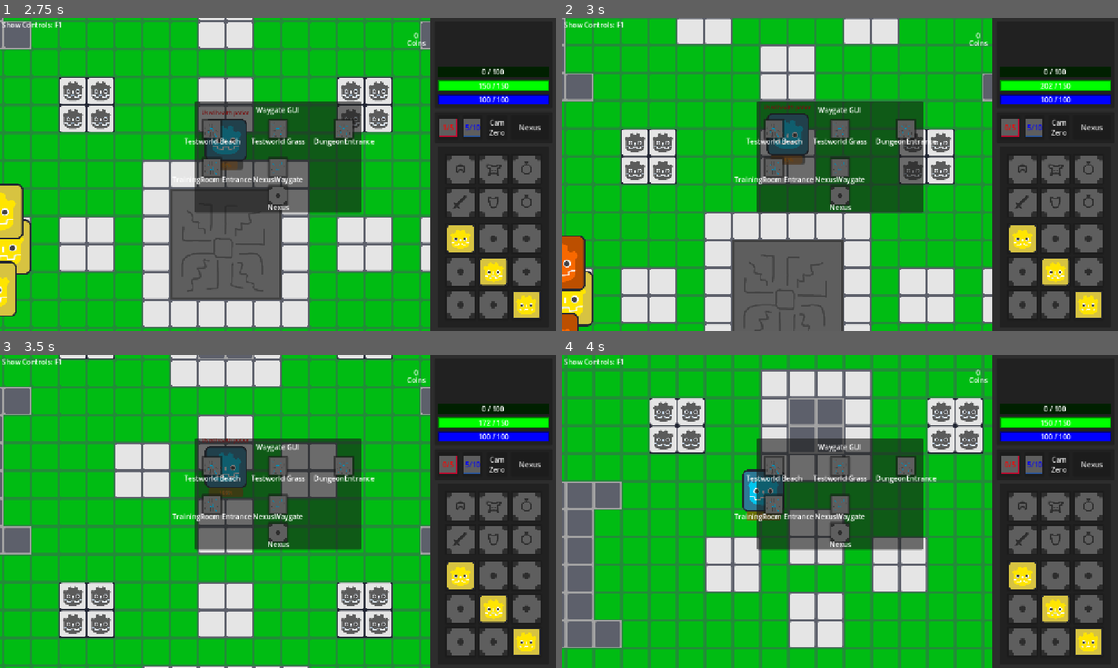
Above: before the commit, frames 1-4 (two rows, left to right).
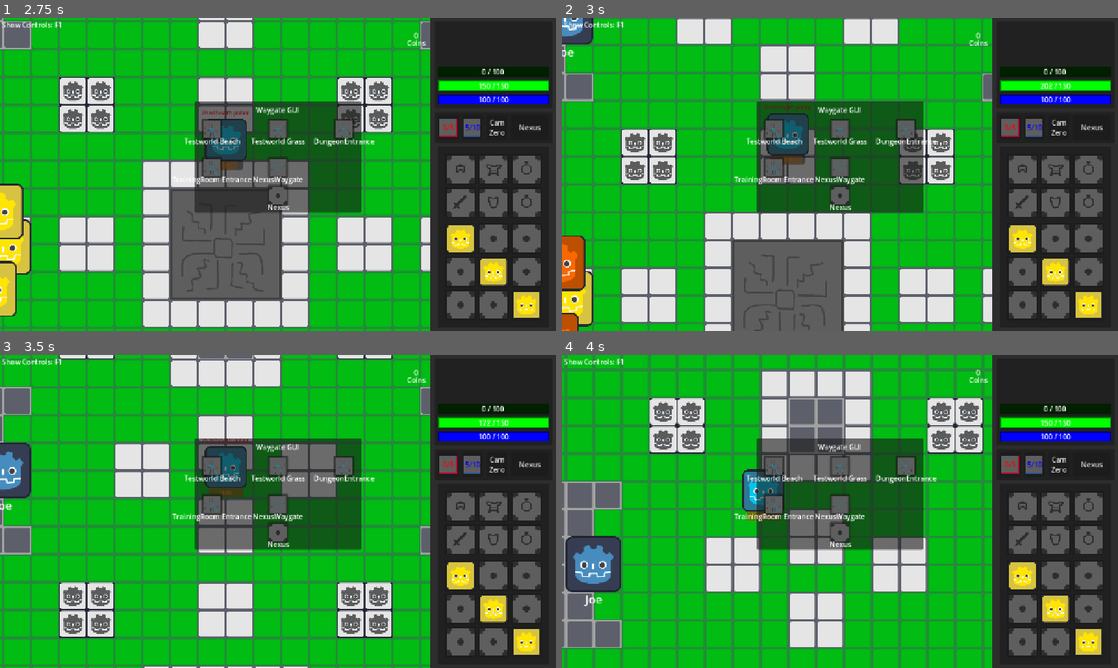
Above: after the commit, the same moments.

Repository: richiii999/ddd
Game: Godot game, scene res://Script Classes and Base Scenes/GameManager.tscn
The game is run twice, just before and just after one commit, with the same random seed, the same clock (stepped at 60 frames per second) and the same inputs.
Inputs (mouse positions are in pixels of both pictures, inside the frame that each line leads up to):
- Up to frame 1 (2.75 s): click "3/5" at 0.5 s; click "2/5" at 1.25 s; move the mouse to (227, 133) at 2.02 s; hold Up (up) from 2.03 s (still down); tap E (Interact) at 2.1 s
- Up to frame 2 (3 s): keep holding Up (up); move the mouse to (1006, 221) at 2.77 s; tap H (HPot) at 2.85 s
- Up to frame 3 (3.5 s): keep holding Up (up); tap E (Interact) at 3.05 s
- Up to frame 4 (4 s): move the mouse to (673, 464) at 3.52 s; release Up (up) at 3.53 s; hold Left (left) from 3.53 s (still down); tap E (Interact) at 3.6 s

Frame 1 is identical in both runs. In frame 2, 0.5% of the frame differs, in the area x 0-6%, y 0-13%; in frame 3, 1.0%; in frame 4, 1.8%, in the area x 0-11%, y 57-81%.

Commit message:
Basic NPC dialogue (WIP)

Diff:
--- a/Entity/Player/interactable.gd
+++ b/Entity/Player/interactable.gd
@@ -1,10 +1,15 @@
 class_name Interactable extends Area2D ## Makes parent interactable, connect 'Interact' signal to a parent function or whatever
 
 signal Interact # recieved from player and re-emitted to parent or wherever
-func Interaction(P:Player = null): Interact.emit(P)
+func Interaction(P:Player = null):
+	Interact.emit(P)
 
 func EnterOrExit(body : Node2D, enterOrExit): # Area2D Enter/Exit: Connect / disconnect signals for Players in range
 	get_parent().modulate = Color("BLUE") if enterOrExit else Color("WHITE") # Changes color when in Interact range #TODO make it a highlight outline
 
 	if enterOrExit: body.Interact.connect(Interaction)
 	else: body.Interact.disconnect(Interaction)
+
+func RemoveAllConnections() -> void: # Removes all signal connections
+	for conn in Interact.get_connections():
+		disconnect(conn["signal"].get_name(), conn["callable"])
--- /dev/null
+++ b/Maps/NPC/DialogueTest.tscn
@@ -0,0 +1,65 @@
+[gd_scene format=3 uid="uid://bbmy3615xp8ba"]
+
+[ext_resource type="Script" uid="uid://djs45ummhxcbc" path="res://Maps/NPC/NPC.gd" id="1_5av4h"]
+[ext_resource type="PackedScene" uid="uid://c8y460v3po8xh" path="res://Script Classes and Base Scenes/Interactable.tscn" id="1_ty5tp"]
+[ext_resource type="Texture2D" uid="uid://gl7l68p10c2b" path="res://Assets/Sprites/GD Icons/GD_Default.tres" id="2_4fo1f"]
+
+[sub_resource type="CircleShape2D" id="CircleShape2D_ty5tp"]
+radius = 106.004715
+
+[node name="DialogueTest" type="Node2D" unique_id=61209940]
+script = ExtResource("1_5av4h")
+
+[node name="InteractComponent" parent="." unique_id=232981462 instance=ExtResource("1_ty5tp")]
+
+[node name="CollisionShape2D" type="CollisionShape2D" parent="InteractComponent" unique_id=890303438]
+shape = SubResource("CircleShape2D_ty5tp")
+
+[node name="Sprite2D" type="Sprite2D" parent="." unique_id=1821983141]
+texture = ExtResource("2_4fo1f")
+
+[node name="Nameplate" type="Label" parent="." unique_id=253969490]
+offset_left = -19.0
+offset_top = 63.0
+offset_right = 21.0
+offset_bottom = 99.0
+theme_override_font_sizes/font_size = 26
+text = "Joe"
+horizontal_alignment = 1
+
+[node name="DialoguePanel" type="Panel" parent="." unique_id=991532548]
+visible = false
+offset_left = -231.0
+offset_top = -207.0
+offset_right = 232.0
+offset_bottom = -89.0
+
+[node name="Portrait" type="Sprite2D" parent="DialoguePanel" unique_id=1148847670]
+position = Vector2(58, 54)
+scale = Vector2(0.75, 0.75)
+texture = ExtResource("2_4fo1f")
+
+[node name="Name" type="Label" parent="DialoguePanel" unique_id=1911208660]
+layout_mode = 0
+offset_left = 35.0
+offset_top = 94.0
+offset_right = 82.0
+offset_bottom = 117.0
+theme_override_font_sizes/font_size = 12
+text = "NAME"
+horizontal_alignment = 1
+vertical_alignment = 2
+
+[node name="Text" type="RichTextLabel" parent="DialoguePanel" unique_id=1928717976]
+layout_mode = 0
+offset_left = 113.0
+offset_top = 3.0
+offset_right = 458.0
+offset_bottom = 116.0
+text = "TEXTTEXTTEXTTEXTTEXTTEXTTEXTTEXT"
+scroll_active = false
+horizontal_alignment = 1
+vertical_alignment = 1
+
+[node name="Timer" type="Timer" parent="DialoguePanel" unique_id=252895567]
+wait_time = 3.0
--- /dev/null
+++ b/Maps/NPC/NPC.gd
@@ -0,0 +1,35 @@
+class_name NPC extends Node
+## NPC: Controls interactability of the NPC, stores state info if any
+# NOTE: Interaction signal comes with a ref to player, hence the _Player param (trashing since we dont use it)
+
+var interactable:bool = true
+func setInteractable(_Player, state:bool):
+	interactable = state
+	$InteractComponent/CollisionShape2D.set_deferred("disabled", not state) # Docs say to use defer
+	$InteractComponent.RemoveAllConnections() # Remove any leftover connections
+
+var repeatable:bool = true # Can the dialogue be repeated?
+var currStep = -1 # Which dialogue string currently used?
+var dialogue: Array[String] = [
+	"TEST1",
+	"TEST2",
+	"TEST3"
+]
+
+func _ready():
+	$InteractComponent.Interact.connect(DialogueStep)
+	$DialoguePanel/Timer.timeout.connect(DisplayDialogue.bind(false))
+
+# Dialogue text is visible for a few seconds then goes away automatically
+func DisplayDialogue(state:bool):
+	$DialoguePanel.visible = state
+	$DialoguePanel/Timer.start(3.0)
+
+# Step through the dialogue, displaying in a text box above the NPC
+func DialogueStep(_Player, step:int = -1):
+	currStep = currStep + 1 if (step == -1) else step # Go to next/specific step
+	if currStep > len(dialogue) - 1: currStep = 0 # Failsafe: go to 0 if > len
+
+	$DialoguePanel/Text.text = dialogue[currStep]
+
+	DisplayDialogue(true)
--- /dev/null
+++ b/Maps/NPC/ShopTest.tscn
@@ -0,0 +1,3 @@
+[gd_scene format=3 uid="uid://d1qn6ah5n7134"]
+
+[node name="ShopTest" type="Node2D" unique_id=195376219]
--- a/Maps/Nexus.tscn
+++ b/Maps/Nexus.tscn
@@ -7,6 +7,7 @@
 [ext_resource type="PackedScene" uid="uid://c2lryasv0namt" path="res://Entity/Enemy/Dummy.tscn" id="5_np840"]
 [ext_resource type="PackedScene" uid="uid://bkpkshofyjcse" path="res://UI/Item/Items/Coin.tscn" id="6_1hknf"]
 [ext_resource type="PackedScene" uid="uid://bxg67641quuf5" path="res://UI/Item/ground_item.tscn" id="6_6ie80"]
+[ext_resource type="PackedScene" uid="uid://bbmy3615xp8ba" path="res://Maps/NPC/DialogueTest.tscn" id="8_cyj7h"]
 
 [node name="Nexus" type="TileMapLayer" unique_id=961261896 groups=["World"]]
 z_index = -10
@@ -63,3 +64,8 @@
 [node name="GroundItem10" parent="testItems" unique_id=2072095981 instance=ExtResource("6_6ie80")]
 position = Vector2(-530, -75)
 itemScene = ExtResource("6_1hknf")
+
+[node name="NPCs" type="Node2D" parent="." unique_id=1660152077]
+
+[node name="DialogueTest" parent="NPCs" unique_id=61209940 instance=ExtResource("8_cyj7h")]
+position = Vector2(-513, -641)
Not shown: 1 places in Assets/Sprites/Terrain/TileSet.tres that only renumber resources
Not shown, added: Maps/NPC/NPC.gd.uid
Not shown, added: Maps/NPC/DialogueTest.tscn1108282383.tmp
